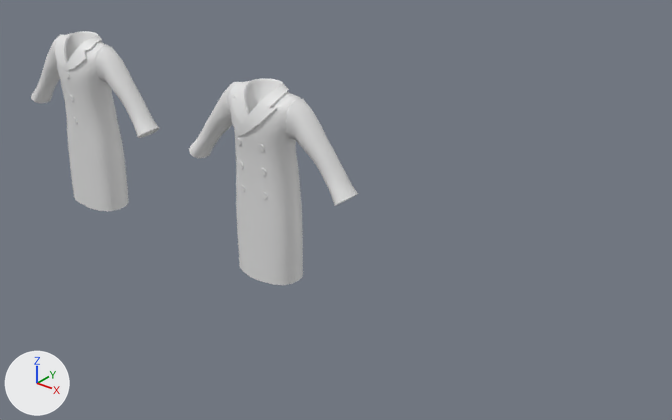
The Blender file Attires/Attires_Outerwear/Attires_Outerwear_ALL.blend, before and after one commit.
The view is the same before and after, from a 50 mm lens placed at (4.67, -3.36, 3.03), pointed at (1.83, 0.18, 0.84). Every picture has the same lights, and +X, +Y and +Z are marked at lower left.

In view in the first picture: 'Attire_Outerwear_OvercoatDoublebreasted', 'Attire_Outerwear_OvercoatDoublebreasted_Sleeves', 'Attire_Outerwear_OvercoatSinglebreasted', 'Attire_Outerwear_OvercoatSinglebreasted_Sleeves'.
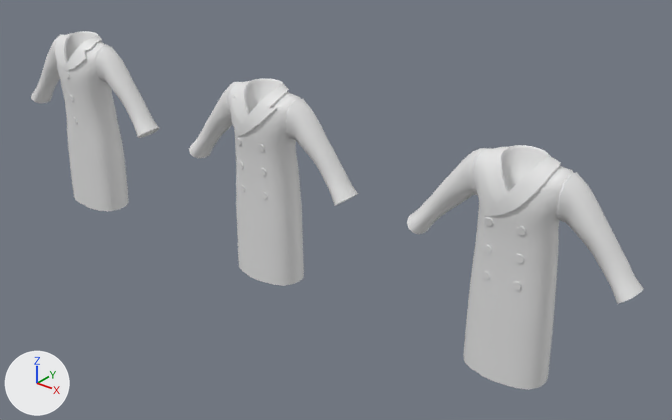
The change, as a diff of the scene's bpy script:
```diff
--- a/Attires/Attires_Outerwear/Attires_Outerwear_ALL.blend.py
+++ b/Attires/Attires_Outerwear/Attires_Outerwear_ALL.blend.py
@@ me_attire_outerwear_sheepskincoat @@
+me_attire_outerwear_sheepskincoat.from_pydata(...)  # 1137 vertices, 1264 faces; spans x -0.21..0.21, y -0.141..0.125, z 0.416..1.525
+me_attire_outerwear_sheepskincoat.polygons.foreach_set('use_smooth', [True] * 1264)
@@ ob_attire_outerwear_sheepskincoat_sleeves @@
+ob_attire_outerwear_sheepskincoat_sleeves = bpy.data.objects.new('Attire_Outerwear_SheepskinCoat_Sleeves', me_attire_outerwear_overcoatsinglebreasted_sleeves.copy())  # the mesh of ob_attire_outerwear_overcoatsinglebreasted_sleeves
+ob_attire_outerwear_sheepskincoat_sleeves.location = (3.0, 0.0, 0.0)
+_m = ob_attire_outerwear_sheepskincoat_sleeves.modifiers.new('Mirror', 'MIRROR')
+_m.use_clip = True
@@ ob_attire_outerwear_sheepskincoat @@
+ob_attire_outerwear_sheepskincoat = bpy.data.objects.new('Attire_Outerwear_SheepskinCoat', me_attire_outerwear_sheepskincoat)
+ob_attire_outerwear_sheepskincoat.location = (3.0, 0.0, 0.0)
```

Boxes (x1, y1, x2, y2) around the edits, measured in the pictures (672 x 420 px):
'Attire_Outerwear_SheepskinCoat', added
    after: (463, 145, 574, 390)
'Attire_Outerwear_SheepskinCoat_Sleeves', added
    after: (407, 148, 644, 304)
